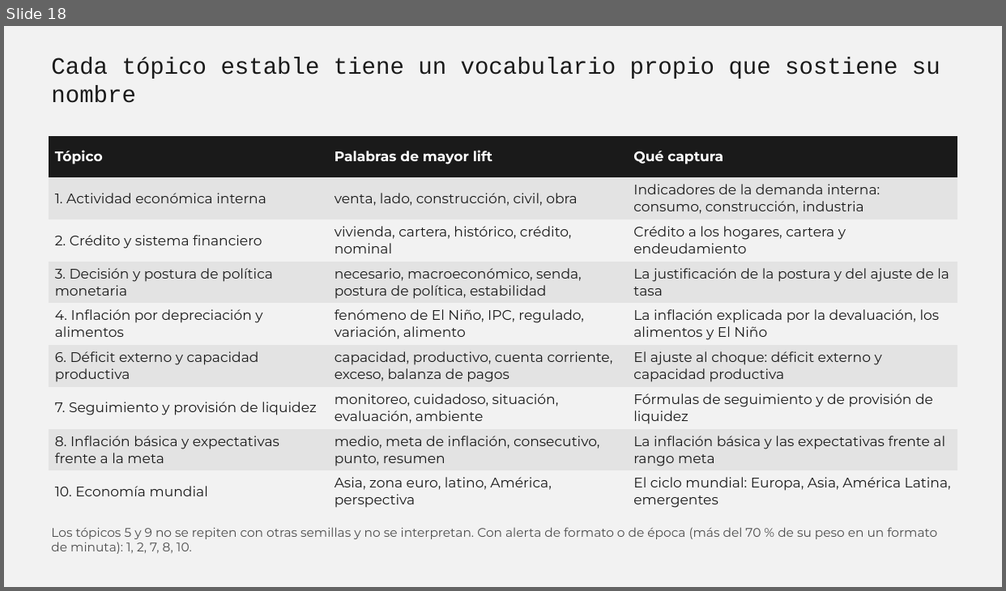
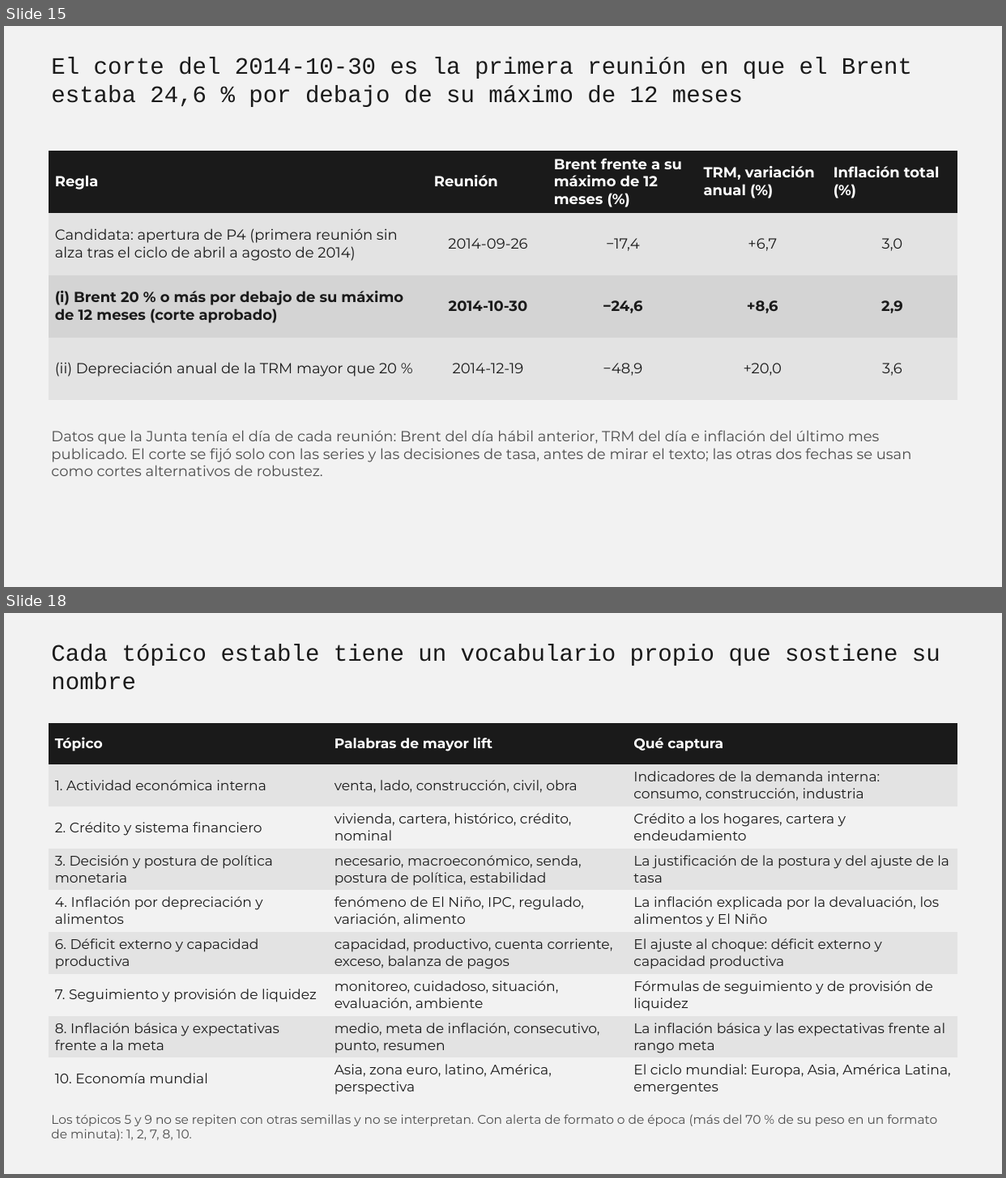
Before and after one commit to talleres-ECON3785/taller_03, a slide deck: 04_Presentaciones/borrador_presentacion.pptx. Shown one above the other, each under a label of ours: slide 18 before the commit, slides 15 and 18 after it; the slides between them are not shown. The pictures are 1006x591 and 1006x1178 pixels, drawn with LibreOffice and Linux fonts; fonts in the diff are those of the drawing. Boxes give left, top, right and bottom in pixels: in the first picture for what was removed or moved away, otherwise in the second. Text is boxed around its words. In the diff, an @@ line names an element or a change of style, - is before the commit and + after.

```diff
--- a/04_Presentaciones/borrador_presentacion.pptx
+++ b/04_Presentaciones/borrador_presentacion.pptx
@@ slide 15 added at (4,26,1002,587), background #F2F2F2 @@
@@ text added at (51,58,912,107), 34 pt, text #1A1A1A @@
+El corte del 2014-10-30 es la primera reunión en que el Brent estaba 24,6 % por debajo de su máximo de 12 meses
@@ table added at (49,151,957,400), 4 rows, 5 columns @@
+Regla | Reunión | Brent frente a su máximo de 12 meses (%) | TRM, variación anual (%) | Inflación total (%)
+Candidata: apertura de P4 (primera reunión sin alza tras el ciclo de abril a agosto de 2014) | 2014-09-26 | −17,4 | +6,7 | 3,0
+(i) Brent 20 % o más por debajo de su máximo de 12 meses (corte aprobado) | 2014-10-30 | −24,6 | +8,6 | 2,9
+(ii) Depreciación anual de la TRM mayor que 20 % | 2014-12-19 | −48,9 | +20,0 | 3,6
@@ text added at (51,430,912,476), 21 pt, text #4D4D4D @@
+Datos que la Junta tenía el día de cada reunión: Brent del día hábil anterior, TRM del día e inflación del último mes publicado. El corte se fijó solo con las series y las decisiones de tasa, antes de mirar el texto; las otras dos fechas se usan como cortes alternativos de robustez.
```
Also in this commit, not shown: 2 other slides added, 3 slides removed, 1 other file.
